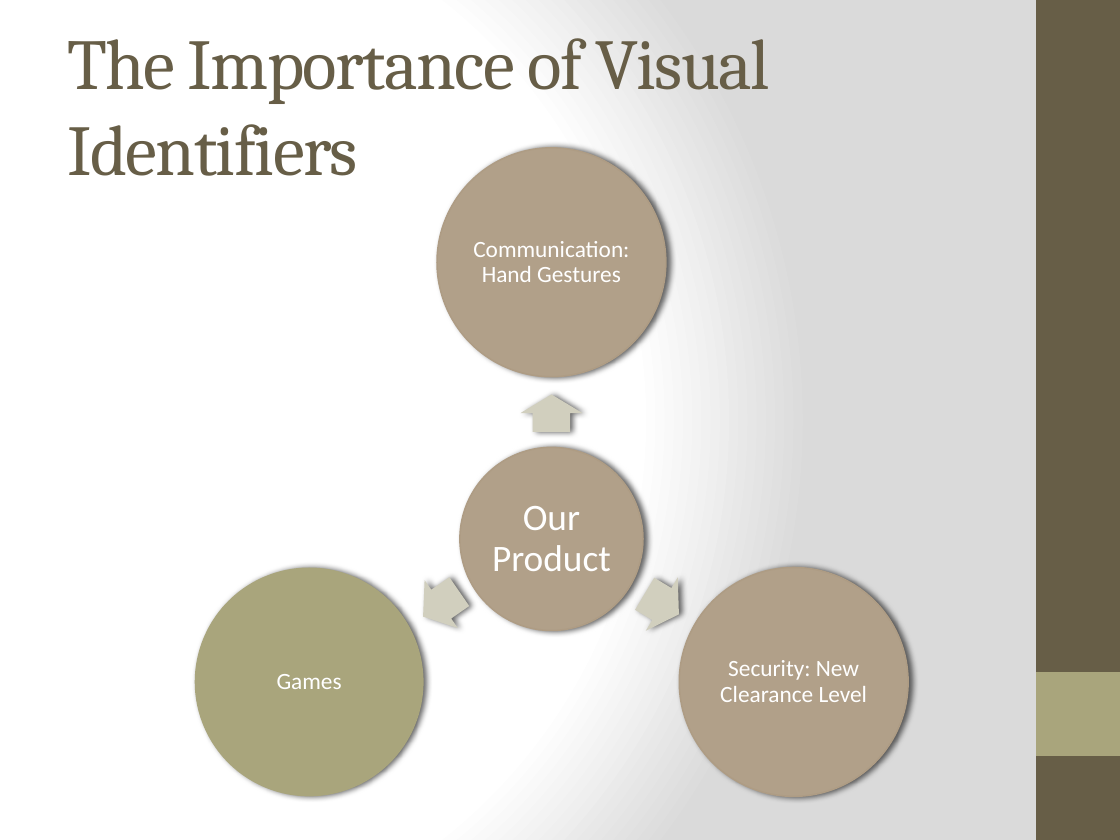
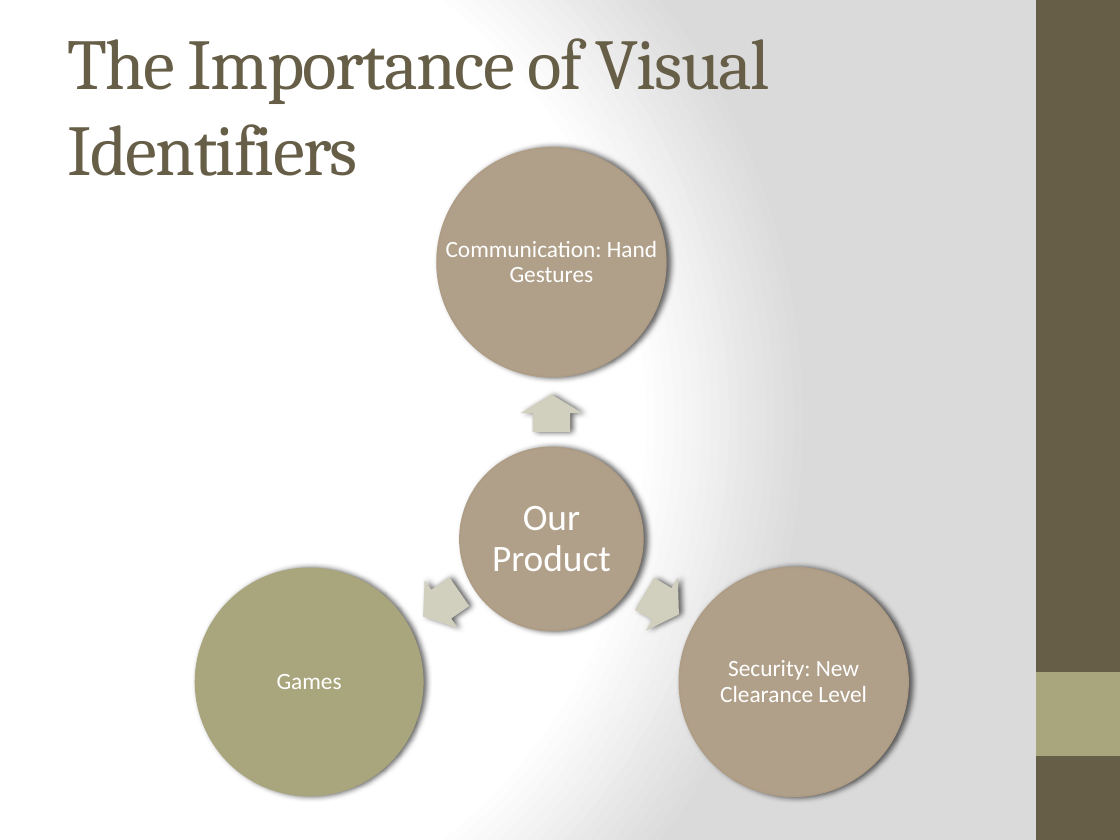
Before and after one commit to rebelyx/RockPaperScissorsIdentifier, a slide deck: slide 5 of Final Presentation.pptx. Drawn at 1120x840 pixels with LibreOffice and Linux fonts; fonts in the diff are those of the drawing. Boxes give left, top, right and bottom in pixels: in the first picture for what was removed or moved away, otherwise in the second. Text is boxed around its words. In the diff, an @@ line names an element or a change of style, - is before the commit and + after.

```diff
--- a/Final Presentation.pptx
+++ b/Final Presentation.pptx
@@ text "Communication: Hand Gestures" rewrapped from [473,241,629,282] to [446,241,657,282] @@
```
Also in this commit, not shown: 5 other slides changed, 1 other file.
